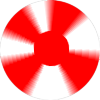
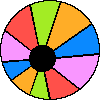
Layers edited between the first and the second 100 x 100 image:
added layer "Layer #3" above "Layer #2" over (0, 0, 100, 100)
hid "Background" over (0, 0, 100, 100)
